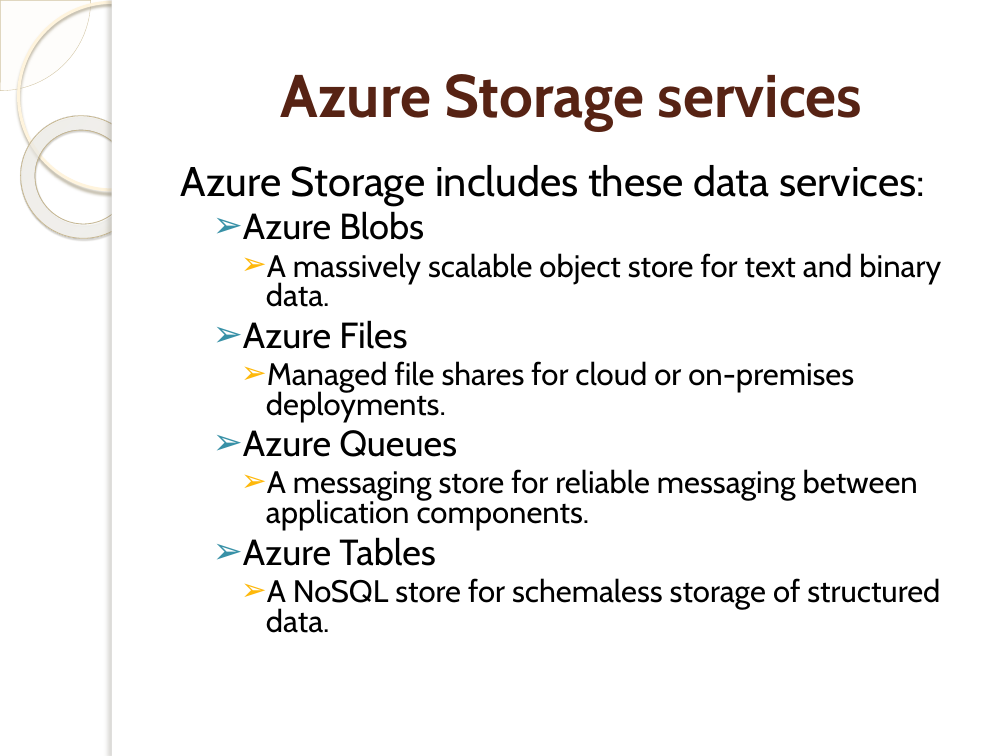
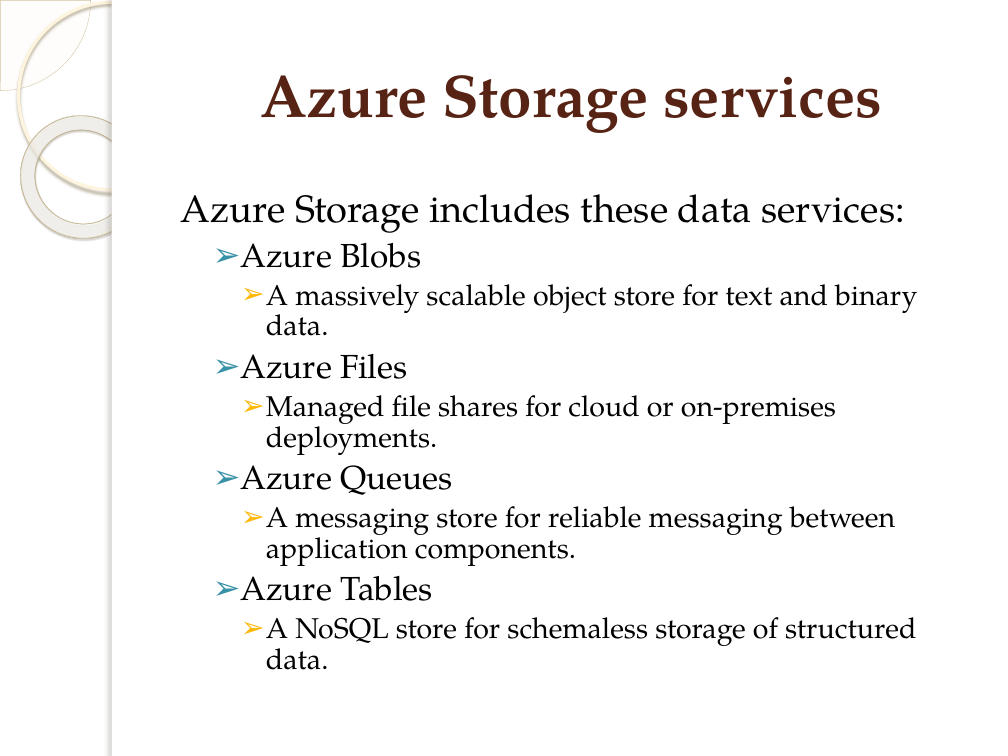
Before and after one commit to plwest-atmark/RealTimeWebAppDev, a slide deck: slide 4 of Chapter04/AzureStorageTest_Example/AzureStorageTest_Example/Azure Cloud Storage.pptx. Drawn at 1008x756 pixels with LibreOffice and Linux fonts; fonts in the diff are those of the drawing; background and template pictures are left out. Boxes give left, top, right and bottom in pixels: in the first picture for what was removed or moved away, otherwise in the second. Text is boxed around its words. In the diff, an @@ line names an element or a change of style, - is before the commit and + after.

```diff
--- a/Chapter04/AzureStorageTest_Example/AzureStorageTest_Example/Azure Cloud Storage.pptx
+++ b/Chapter04/AzureStorageTest_Example/AzureStorageTest_Example/Azure Cloud Storage.pptx
@@ title "Azure Storage services" at [261, 75, 882, 133]: font Cabin to TeX Gyre Pagella @@
@@ text "Azure Storage includes these data ...": place and size @@
-text "Azure Storage includes these data ..." at [181, 165, 941, 633]
+text "Azure Storage includes these data ..." at [181, 194, 917, 670]
@@ text "Azure Storage includes these data ..." at [181, 194, 917, 670]: size 29.6 to 27.2 pt in "Azure Storage includes these data services:"; font Cabin to TeX Gyre Pagella; size 25.9 to 23.8 pt in "Azure Blobs", "Azure Files", "Azure Queues", "Azure Tables"; size 22.2 to 20.4 pt in "A massively scalable object store for text ...", "Managed file shares for cloud or on-premises ...", "A messaging store for reliable messaging between ...", "A NoSQL store for schemaless storage of ..."; line spacing 0.8 to 0.9 @@
```
Also in this commit, not shown: 14 other slides changed, 26 slides added, 1 other file.
